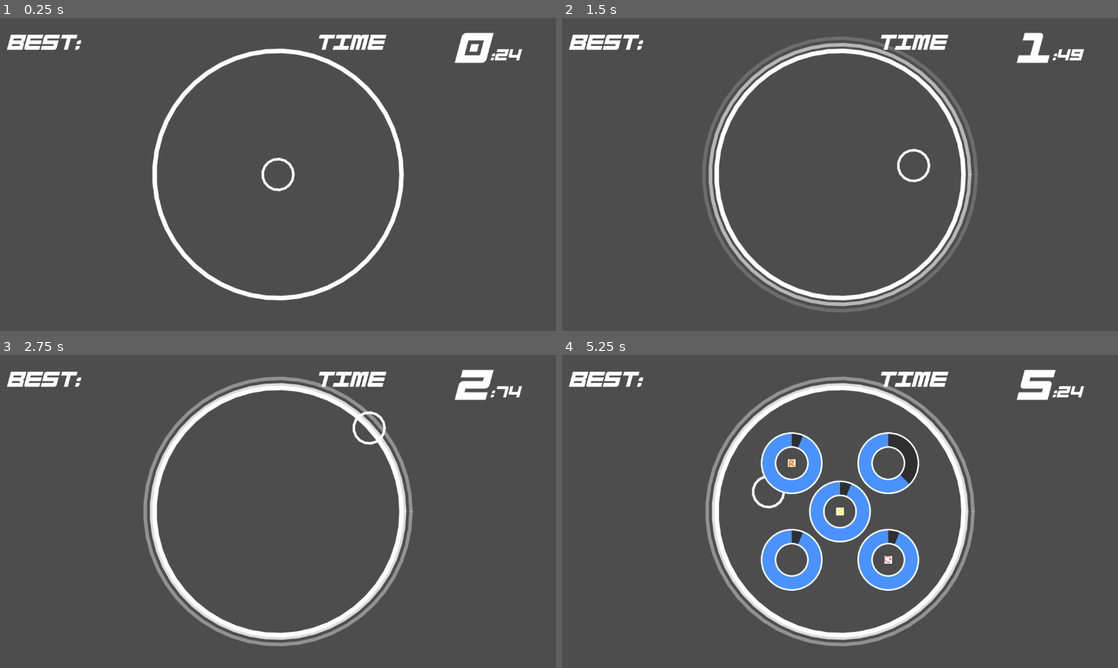
Above: before the commit, frames 1-4 (two rows, left to right).
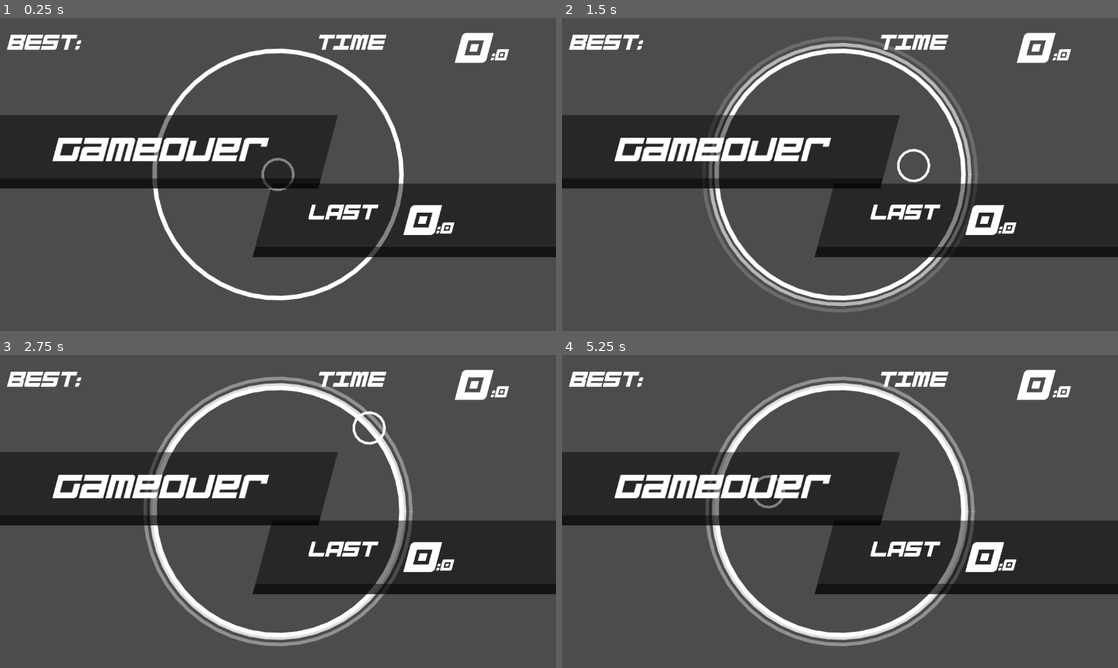
Above: after the commit, the same moments.

Repository: jokw1228/Slay_The_Circle
Game: Godot game, scene res://scenes/rooms/RoomTest/RoomTest.tscn
Same seed, same stepped clock (60 frames per second), same inputs: the game is played once before the commit and once after it. This scene is started directly instead of the project's main scene.
Inputs (mouse positions are in pixels of both pictures, inside the frame that each line leads up to):
- Up to frame 1 (0.25 s): no input
- Up to frame 2 (1.5 s): move the mouse to (962, 158) at 0.52 s; click (962, 158) at 0.67 s; move the mouse to (728, 190) at 1.27 s; click (728, 190) at 1.42 s
- Up to frame 3 (2.75 s): move the mouse to (333, 442) at 2.02 s; click (333, 442) at 2.17 s
- Up to frame 4 (5.25 s): move the mouse to (812, 574) at 2.77 s; click (812, 574) at 2.92 s; move the mouse to (1006, 558) at 3.52 s; click (1006, 558) at 3.67 s; move the mouse to (673, 464) at 4.27 s; click (673, 464) at 4.42 s; move the mouse to (867, 511) at 5.02 s; click (867, 511) at 5.17 s

The runs differ from the first frame. In frame 1, 26% of the frame differs, in the area x 0-100%, y 9-77%; in frame 2, 26%; in frame 3, 26%; in frame 4, 29%, in the area x 0-100%, y 4-77%.
Error after the commit: Parse Error: Too many arguments for "stop_PlayingField()" call. Expected at most 0 but received 1. (res://scenes/playingfield/PlayingFieldInterface.gd:14)

Commit message:
misc
사소한 편의사항 개선, 임시 배경 추가

Diff:
--- a/BombLink.gd
+++ b/BombLink.gd
@@ -48,12 +48,12 @@
 		pass
 	elif num_child_bombs == 1:
 		# only one of linked bombs is slayed, game over
-		PlayingFieldInterface.game_over()
+		PlayingFieldInterface.game_over(self.position)
 		queue_free()
 	elif num_child_bombs == 0:
 		# all linked bombs are safely slayed
 		queue_free()
 	else:
 		# this is error case
-		PlayingFieldInterface.game_over()
+		PlayingFieldInterface.game_over(self.position)
 		queue_free()
--- a/project.godot
+++ b/project.godot
@@ -46,3 +46,4 @@
 [rendering]
 
 renderer/rendering_method="mobile"
+viewport/hdr_2d=true
--- a/scenes/bombs/Bomb.gd
+++ b/scenes/bombs/Bomb.gd
@@ -13,6 +13,5 @@
 
 func exploded(): # game over
 	var current_position = self.position
-	PlayingFieldInterface.game_over()
-	PlayingFieldInterface.gameover_camera(current_position)
+	PlayingFieldInterface.game_over(current_position)
 	queue_free()
--- a/scenes/bombs/NumericBomb.gd
+++ b/scenes/bombs/NumericBomb.gd
@@ -12,7 +12,7 @@
 		#for i in get_parent().get_children():
 			#if i is NumericBomb:
 				#i.queue_free()
-		PlayingFieldInterface.game_over()
+		PlayingFieldInterface.game_over(self.position)
 	super()
 
 func has_smaller_id_numeric_bomb():
--- a/scenes/playingfield/PlayingFieldCamera.gd
+++ b/scenes/playingfield/PlayingFieldCamera.gd
@@ -27,13 +27,13 @@
 func zoom_transition():
 	var tween1 = get_tree().create_tween().set_ease(Tween.EASE_OUT).set_trans(Tween.TRANS_EXPO)
 	tween1.tween_property(self,"zoom",Vector2(2,2),0.5)
-	await get_tree().create_timer(2.0).timeout
+	await get_tree().create_timer(2.5).timeout
 	var tween2 = get_tree().create_tween().set_ease(Tween.EASE_OUT).set_trans(Tween.TRANS_EXPO)
 	tween2.tween_property(self,"zoom",Vector2(1,1),0.5)
 
 func position_transition(x: Vector2):
 	var tween1 = get_tree().create_tween().set_ease(Tween.EASE_OUT).set_trans(Tween.TRANS_EXPO)
 	tween1.tween_property(self,"position",x,0.5)
-	await get_tree().create_timer(2.0).timeout
+	await get_tree().create_timer(2.5).timeout
 	var tween2 = get_tree().create_tween().set_ease(Tween.EASE_OUT).set_trans(Tween.TRANS_EXPO)
 	tween2.tween_property(self,"position",Vector2(0,0),0.5)
--- a/scenes/playingfield/PlayingFieldInterface.gd
+++ b/scenes/playingfield/PlayingFieldInterface.gd
@@ -9,8 +9,9 @@
 func set_PlayingField_node(node: PlayingField):
 	current_PlayingField_node = node
 
-func game_over():
-	get_PlayingField_node().stop_PlayingField()
+func game_over(x):
+	get_PlayingField_node().gameover_position(x)
+	get_PlayingField_node().stop_PlayingField(x)
 
 func rotation_speed_up(up: float):
 	get_PlayingField_node().rotation_speed_up(up)
@@ -23,6 +24,3 @@
 
 func game_speed_reset():
 	Engine.time_scale = 1.0
-
-func gameover_camera(x):
-	get_PlayingField_node().gameover_position(x)
--- a/scenes/rooms/RoomLogo/KoreaUniv.gd
+++ /dev/null
@@ -1 +0,0 @@
-xtends Sprite2D
--- a/scenes/rooms/RoomLogo/RoomLogo.gd
+++ b/scenes/rooms/RoomLogo/RoomLogo.gd
@@ -12,6 +12,7 @@
 	sound_player=AudioStreamPlayer.new()
 	add_child(sound_player)
 	sound_player.stream=LogoSound
+	sound_player.volume_db = -15
 	sound_player.play()
 	#로고 밝아지게 하기
 	var tween1=get_tree().create_tween()
Binary file added: images/tmp_background.png
Not shown, added: images/tmp_background.png.import
